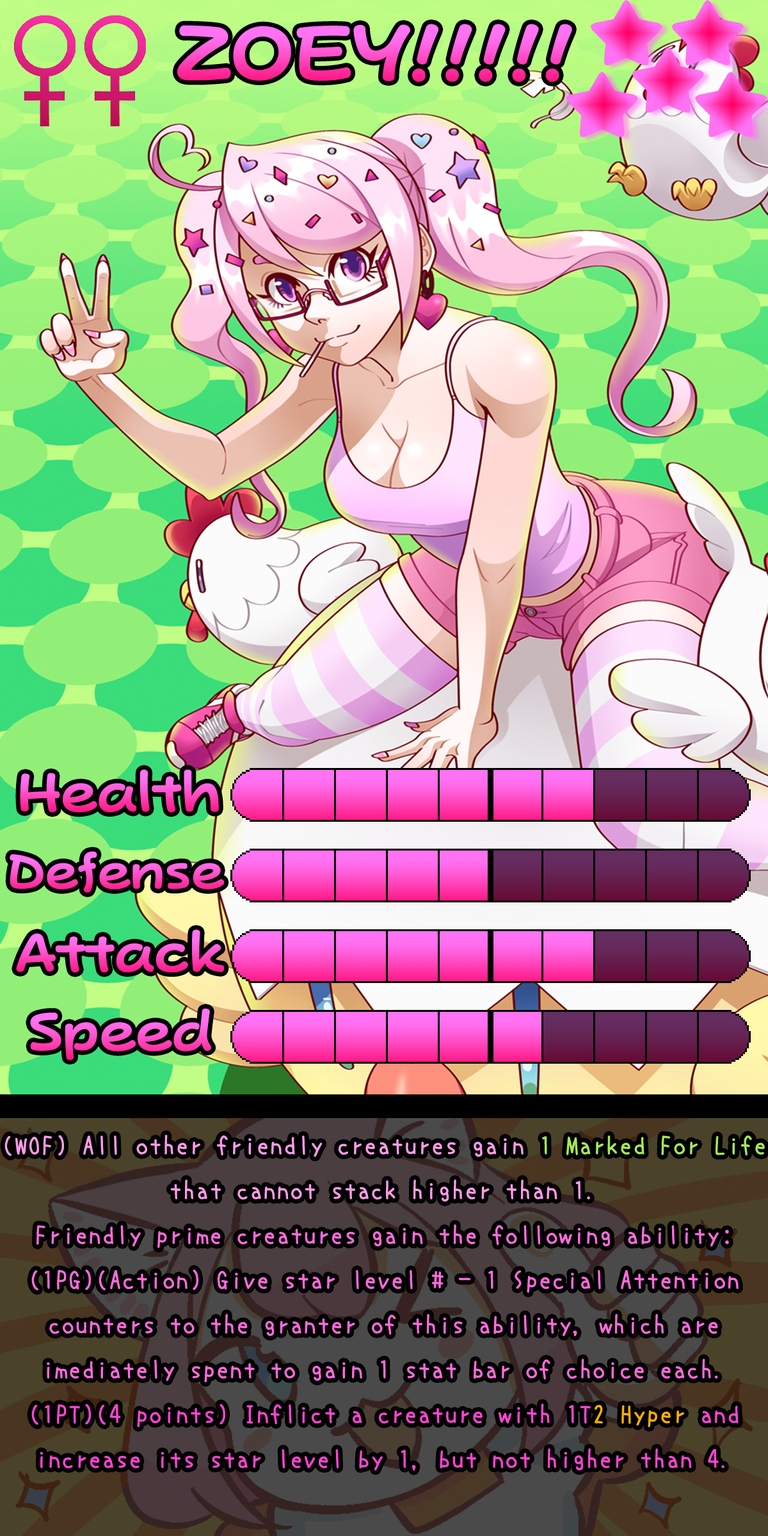
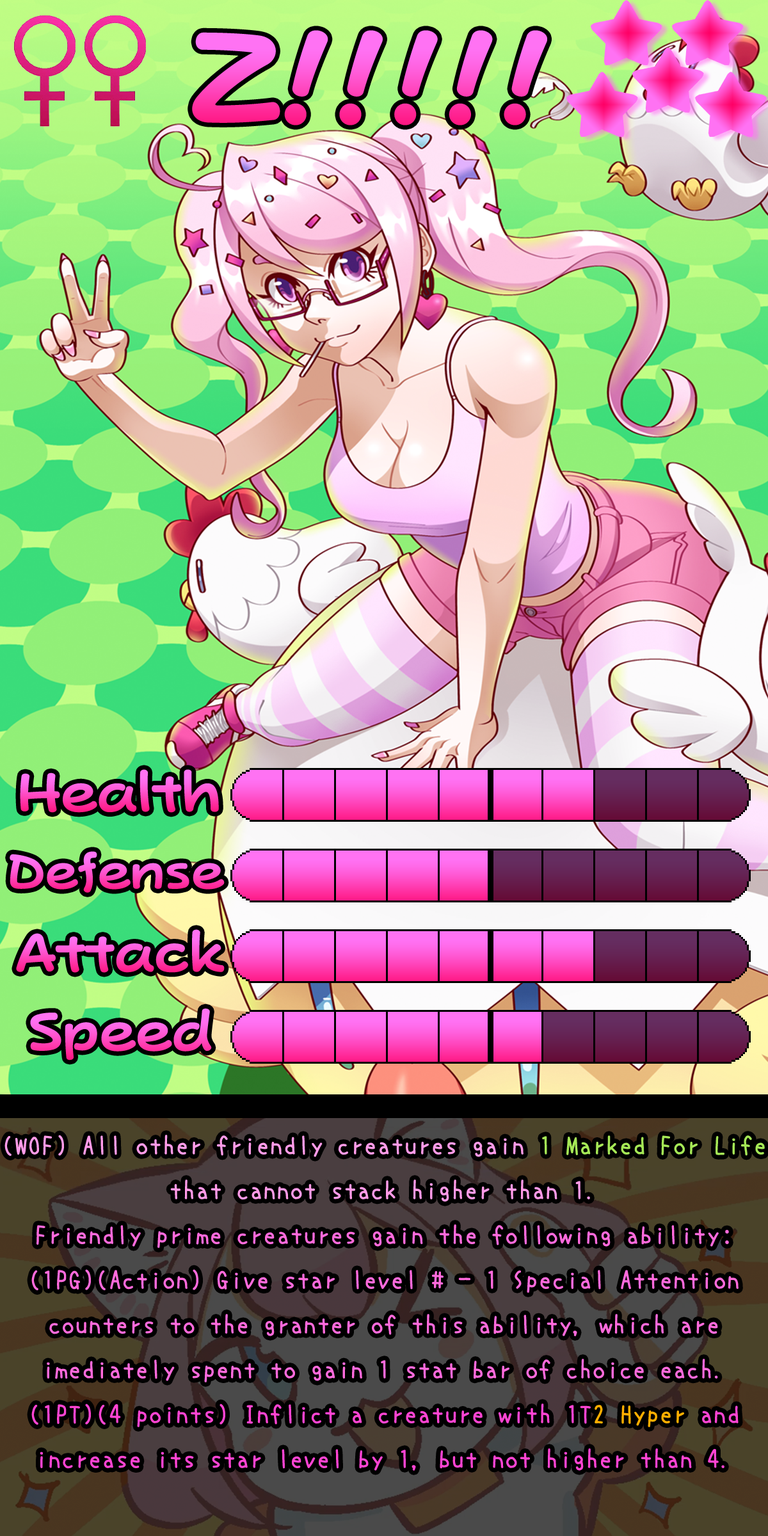
Two versions of the same layered image (768×1536). Layer-by-layer changes:
painted on "Name" over [177, 23, 573, 126]
